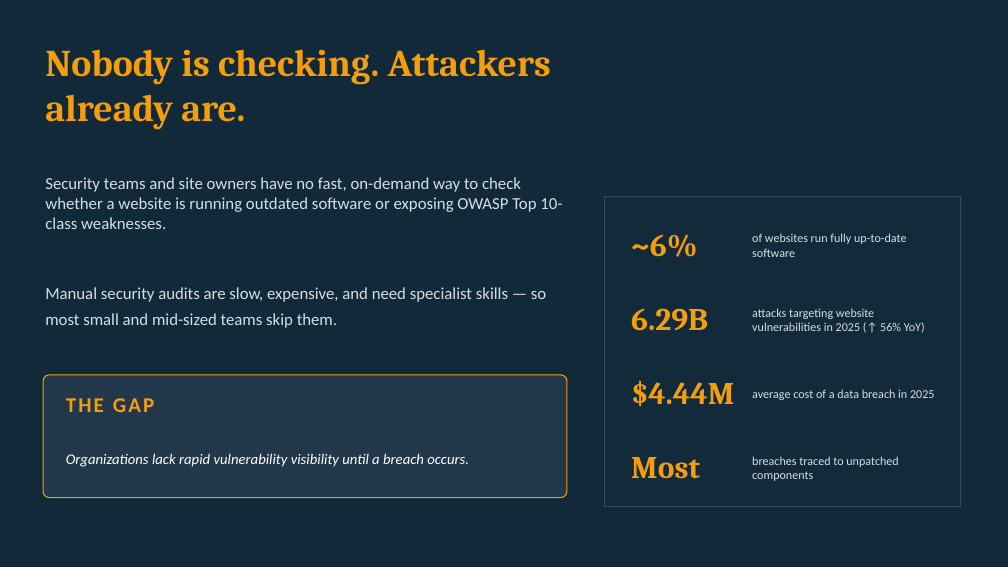
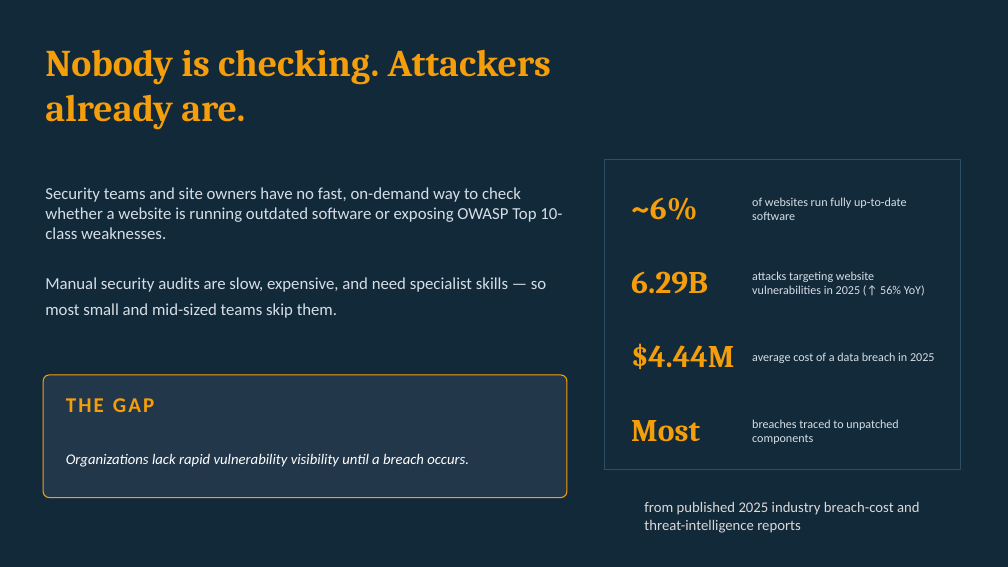
Before and after one commit to Luvrawal/SentinelScan-SOAR, a slide deck: slide 2 of SentinelScan.pptx. Drawn at 1008x567 pixels with LibreOffice and Linux fonts; fonts in the diff are those of the drawing. Boxes give left, top, right and bottom in pixels: in the first picture for what was removed or moved away, otherwise in the second. Text is boxed around its words. In the diff, an @@ line names an element or a change of style, - is before the commit and + after.

```diff
--- a/SentinelScan.pptx
+++ b/SentinelScan.pptx
@@ 7 texts, 1 rectangle: place and size @@
-7 texts, 1 rectangle at box(605, 197, 960, 507)
+7 texts, 1 rectangle at box(605, 160, 960, 470)
@@ text "~6%": place and size @@
-text "~6%" at box(631, 234, 697, 257)
+text "~6%" at box(631, 197, 697, 220)
@@ text "Security teams and site owners ..." rewrapped from box(45, 177, 562, 328) to box(45, 187, 562, 318) @@
@@ text added at box(644, 501, 920, 533), 14 pt, text #D9D9D9 @@
+from published 2025 industry breach-cost and threat-intelligence reports
```
Also in this commit, not shown: 3 other slides changed.
